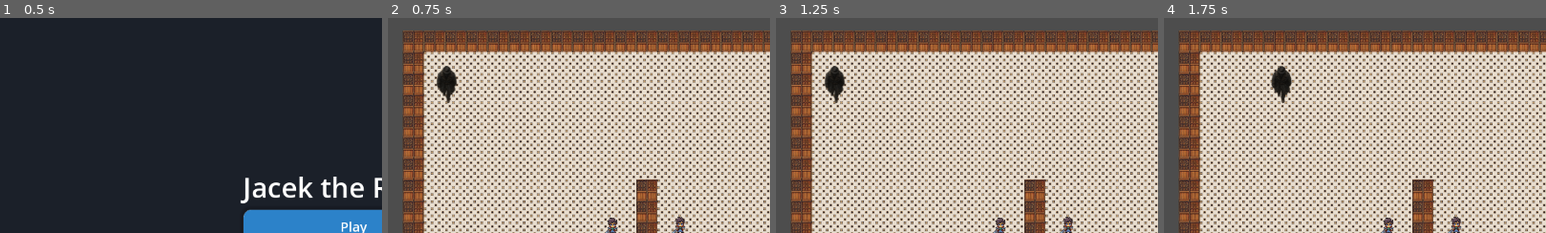
Above: before the commit, frames 1-4 (left to right).
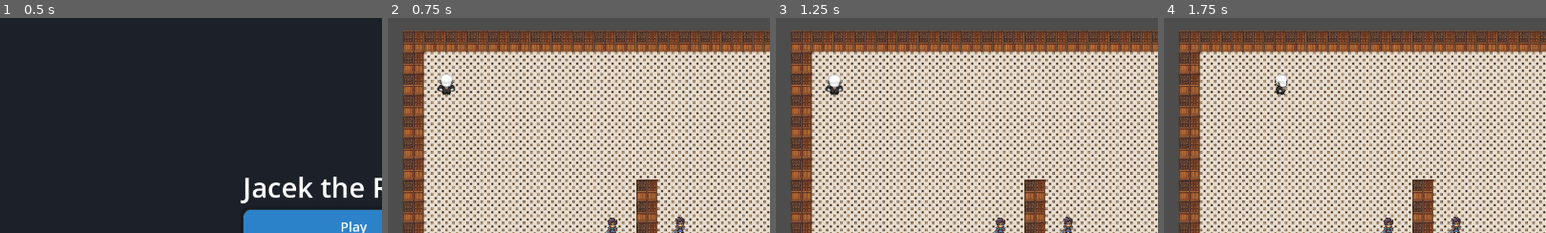
Above: after the commit, the same moments.

Repository: hoiton/gamedev
Game: Godot game, scene res://ui/main_menu.tscn
Same seed, same stepped clock (60 frames per second), same inputs: the game is played once before the commit and once after it.
Inputs (mouse positions are % of the whole screen's width and height, from its top left):
- Up to frame 1 (0.5 s): no input
- Up to frame 2 (0.75 s): click "Play" at 0.5 s
- Up to frame 3 (1.25 s): no input
- Up to frame 4 (1.75 s): tap Enter at 1.25 s; move the mouse to (72, 45) at 1.27 s; hold D (move_right) from 1.28 s (still down); tap X (lure) at 1.35 s
The pictures show only the part of the screen within x 4-54%, y 2-52%; the shares and areas given below are measured in that part.

Frame 1 is identical in both runs. In frame 2, 0.6% of the frame differs, in the area x 12-18%, y 22-40%; in frame 3, 0.6%; in frame 4, 0.6%.

Commit message:
replace old character sprites

Diff:
--- a/src/player/player.gd
+++ b/src/player/player.gd
@@ -2,6 +2,8 @@
 
 const LureScene := preload("res://environment/lure.tscn")
 const CoinThrowScene := preload("res://environment/coin_throw.tscn")
+
+var _last_facing: String = "down"  # "up" | "down" | "left" | "right"
 
 @export var coin_max_range: float = 300.0
 @export var coin_collision_mask: int = 1  # set to the same as your walls/level
@@ -57,21 +59,36 @@
 		_throw_coin(land)
 
 func _update_anim(dir: Vector2) -> void:
-	# Expect animations named: idle, walk_up, walk_down, walk_side
-	if dir == Vector2.ZERO and velocity.length() < 1.0:
-		$AnimatedSprite2D.animation = "idle"
+
+	var sprite := $AnimatedSprite2D
+
+	# IDLE: no input or barely moving
+	if dir == Vector2.ZERO or velocity.length() < 1.0:
+		match _last_facing:
+			"up":    sprite.animation = "idle_up"
+			"down":  sprite.animation = "idle_down"
+			"left":  sprite.animation = "idle_left"
+			"right": sprite.animation = "idle_right"
+
+		sprite.play()
 		return
+
+	if absf(dir.y) >= absf(dir.x):
+		if dir.y > 0.0:
+			sprite.animation = "walk_down"
+			_last_facing = "down"
+		else:
+			sprite.animation = "walk_up"
+			_last_facing = "up"
 	else:
-		$AnimatedSprite2D.play()
+		if dir.x > 0.0:
+			sprite.animation = "walk_right"
+			_last_facing = "right"
+		else:
+			sprite.animation = "walk_left"
+			_last_facing = "left"
 
-	# choose dominant axis for 4-dir; swap for 8-dir as you like
-	if abs(dir.y) >= abs(dir.x):
-		if dir.y >= 0:
-			$AnimatedSprite2D.animation = "walk_down"
-		else:
-			$AnimatedSprite2D.animation = "walk_up"
-	else:
-		$AnimatedSprite2D.animation = "walk_down"
+	sprite.play()
 
 func _ready() -> void:
 	if is_instance_valid(_kill_area):
--- a/src/player/player.tscn
+++ b/src/player/player.tscn
@@ -1,54 +1,117 @@
-[gd_scene load_steps=10 format=3 uid="uid://bd0i0dpcrfguu"]
+[gd_scene load_steps=21 format=3 uid="uid://bd0i0dpcrfguu"]
 
 [ext_resource type="Script" uid="uid://ddk62bqhdvlnl" path="res://player/player.gd" id="1_rkbax"]
-[ext_resource type="Texture2D" uid="uid://cvpbevvp8ituo" path="res://art/player/walking_down_1.png" id="2_qjkh3"]
-[ext_resource type="Texture2D" uid="uid://c22nshxl4agdr" path="res://art/player/walking_down_idle.png" id="3_boad6"]
-[ext_resource type="Texture2D" uid="uid://ctwg4u3c7dg2b" path="res://art/player/walking_down_2.png" id="3_g6k8r"]
-[ext_resource type="Texture2D" uid="uid://br65muhne0t0w" path="res://art/player/walking_up_1.png" id="4_boad6"]
-[ext_resource type="Texture2D" uid="uid://kphlqh3v1uoy" path="res://art/player/walking_up_2.png" id="5_rgyib"]
+[ext_resource type="Texture2D" uid="uid://cmpbckxb6ufjn" path="res://art/player/walk_down_1.png" id="3_8t03j"]
+[ext_resource type="Texture2D" uid="uid://cn5eoemuk1hix" path="res://art/player/idle_down.png" id="3_e7oew"]
+[ext_resource type="Texture2D" uid="uid://cjiwmvu8jnxjp" path="res://art/player/walk_down_2.png" id="4_2ieo8"]
+[ext_resource type="Texture2D" uid="uid://bnpfwrulhio7l" path="res://art/player/idle_down_2.png" id="4_c35mf"]
+[ext_resource type="Texture2D" uid="uid://bt6w3jkbfwkrp" path="res://art/player/idle_left.png" id="5_65viv"]
+[ext_resource type="Texture2D" uid="uid://uirmce63tsvv" path="res://art/player/walk_left_1.png" id="5_ebec5"]
+[ext_resource type="Texture2D" uid="uid://bhkxb0jlxc46x" path="res://art/player/idle_left_2.png" id="6_x7c3f"]
+[ext_resource type="Texture2D" uid="uid://dx4iu0ylc5xsc" path="res://art/player/walk_left_2.png" id="6_yllr7"]
+[ext_resource type="Texture2D" uid="uid://mrxh40ab1pax" path="res://art/player/idle_right.png" id="7_bjvpn"]
+[ext_resource type="Texture2D" uid="uid://blc35qjeqfbnm" path="res://art/player/walk_right_1.png" id="7_kb6p2"]
+[ext_resource type="Texture2D" uid="uid://dys7n1dncc6pj" path="res://art/player/idle_right_2.png" id="8_s7qer"]
+[ext_resource type="Texture2D" uid="uid://dikxirqqf3b1x" path="res://art/player/walk_right_2.png" id="8_wodsf"]
+[ext_resource type="Texture2D" uid="uid://bf3iqpii577ji" path="res://art/player/walk_up_1.png" id="9_32hag"]
+[ext_resource type="Texture2D" uid="uid://vu4efhnwe0rn" path="res://art/player/idle_up.png" id="9_g4c7l"]
+[ext_resource type="Texture2D" uid="uid://4juf2pwuje47" path="res://art/player/idle_up_2.png" id="10_knn7v"]
+[ext_resource type="Texture2D" uid="uid://bogdopfrec6al" path="res://art/player/walk_up_2.png" id="10_tqiix"]
 
 [sub_resource type="SpriteFrames" id="SpriteFrames_yw30f"]
 animations = [{
-"frames": [{
-"duration": 1.0,
-"texture": ExtResource("2_qjkh3")
-}],
+"frames": [],
 "loop": true,
 "name": &"default",
 "speed": 5.0
 }, {
 "frames": [{
 "duration": 1.0,
-"texture": ExtResource("2_qjkh3")
+"texture": ExtResource("3_e7oew")
 }, {
 "duration": 1.0,
-"texture": ExtResource("3_boad6")
+"texture": ExtResource("4_c35mf")
 }],
 "loop": true,
-"name": &"idle",
+"name": &"idle_down",
 "speed": 2.0
 }, {
 "frames": [{
 "duration": 1.0,
-"texture": ExtResource("2_qjkh3")
+"texture": ExtResource("5_65viv")
 }, {
 "duration": 1.0,
-"texture": ExtResource("3_g6k8r")
+"texture": ExtResource("6_x7c3f")
+}],
+"loop": true,
+"name": &"idle_left",
+"speed": 2.0
+}, {
+"frames": [{
+"duration": 1.0,
+"texture": ExtResource("7_bjvpn")
+}, {
+"duration": 1.0,
+"texture": ExtResource("8_s7qer")
+}],
+"loop": true,
+"name": &"idle_right",
+"speed": 2.0
+}, {
+"frames": [{
+"duration": 1.0,
+"texture": ExtResource("9_g4c7l")
+}, {
+"duration": 1.0,
+"texture": ExtResource("10_knn7v")
+}],
+"loop": true,
+"name": &"idle_up",
+"speed": 2.0
+}, {
+"frames": [{
+"duration": 1.0,
+"texture": ExtResource("3_8t03j")
+}, {
+"duration": 1.0,
+"texture": ExtResource("4_2ieo8")
 }],
 "loop": true,
 "name": &"walk_down",
-"speed": 5.0
+"speed": 6.0
 }, {
 "frames": [{
 "duration": 1.0,
-"texture": ExtResource("4_boad6")
+"texture": ExtResource("5_ebec5")
 }, {
 "duration": 1.0,
-"texture": ExtResource("5_rgyib")
+"texture": ExtResource("6_yllr7")
+}],
+"loop": true,
+"name": &"walk_left",
+"speed": 6.0
+}, {
+"frames": [{
+"duration": 1.0,
+"texture": ExtResource("7_kb6p2")
+}, {
+"duration": 1.0,
+"texture": ExtResource("8_wodsf")
+}],
+"loop": true,
+"name": &"walk_right",
+"speed": 6.0
+}, {
+"frames": [{
+"duration": 1.0,
+"texture": ExtResource("9_32hag")
+}, {
+"duration": 1.0,
+"texture": ExtResource("10_tqiix")
 }],
 "loop": true,
 "name": &"walk_up",
-"speed": 5.0
+"speed": 6.0
 }]
 
 [sub_resource type="RectangleShape2D" id="RectangleShape2D_rkbax"]
@@ -63,7 +126,7 @@
 
 [node name="AnimatedSprite2D" type="AnimatedSprite2D" parent="."]
 sprite_frames = SubResource("SpriteFrames_yw30f")
-animation = &"idle"
+animation = &"idle_up"
 
 [node name="CollisionShape2D" type="CollisionShape2D" parent="."]
 position = Vector2(0, 1)
Binary file added: src/art/player/idle_down.png
Not shown, changed: src/art/player/idle_down.png.import
Binary file added: src/art/player/idle_down_2.png
Not shown, added: src/art/player/idle_down_2.png.import
Binary file added: src/art/player/idle_left.png
Not shown, added: src/art/player/idle_left.png.import
Binary file added: src/art/player/idle_left_2.png
Not shown, added: src/art/player/idle_left_2.png.import
Binary file added: src/art/player/idle_right.png
Not shown, changed: src/art/player/idle_right.png.import
Binary file added: src/art/player/idle_right_2.png
Not shown, changed: src/art/player/idle_right_2.png.import
(and 27 more such lines)
